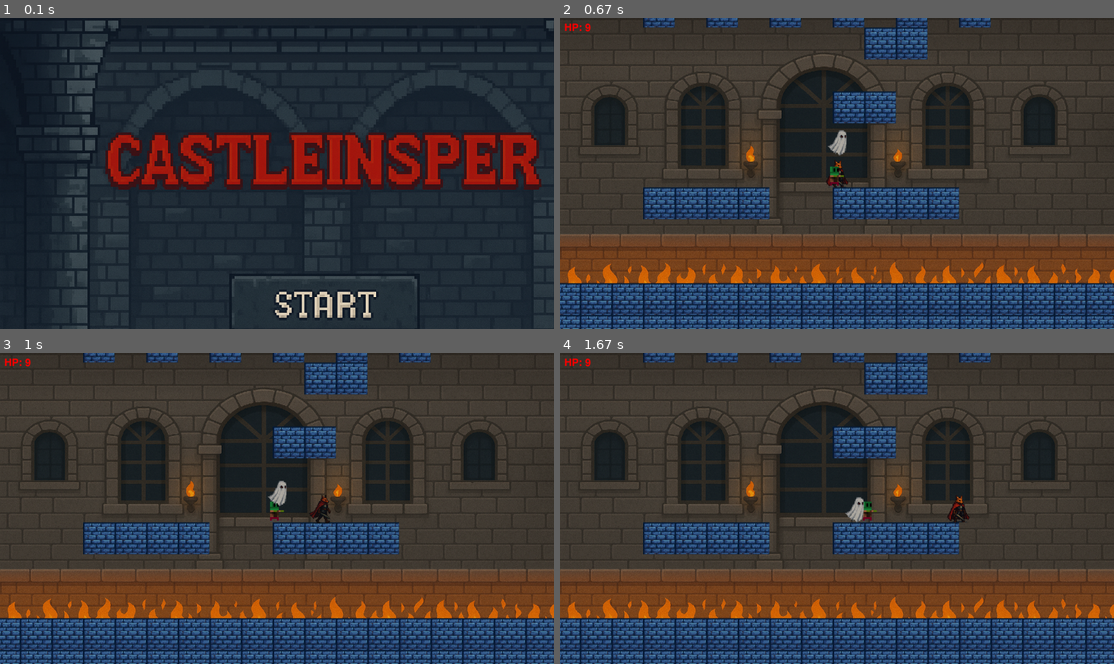
Above: before the commit, frames 1-4 (two rows, left to right).
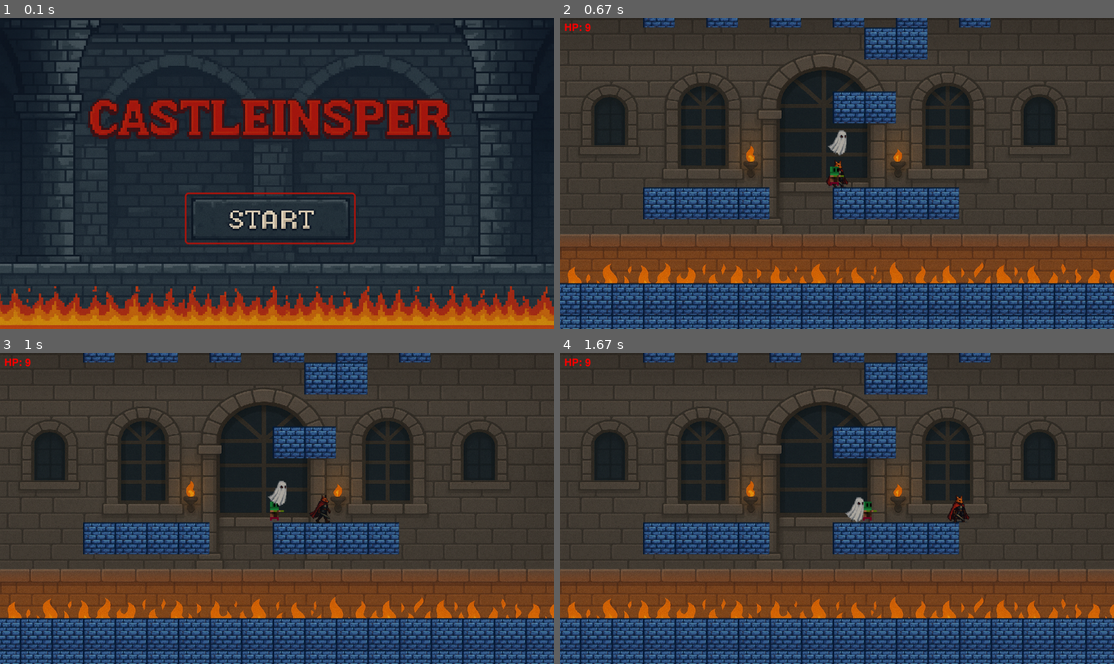
Above: after the commit, the same moments.

Repository: Victor-LP/pygame
Game: pygame game, started from CastleInsper.py
Same seed, same stepped clock (60 frames per second), same inputs: the game is played once before the commit and once after it.
Inputs:
- Up to frame 1 (0.1 s): no input
- Up to frame 2 (0.67 s): tap Enter at 0.33 s
- Up to frame 3 (1 s): hold Space from 0.67 s (still down); hold D from 0.67 s (still down)
- Up to frame 4 (1.67 s): release Space at 1.13 s; release D at 1.13 s; hold D 1.17-1.63 s

The runs differ from the first frame. In frame 1, 34% of the frame differs, in the area x 0-100%, y 0-100%; in frame 2, nothing differs; in frame 3, nothing differs; in frame 4, nothing differs.

Commit message:
fix menu

Diff:
--- a/CastleInsper.py
+++ b/CastleInsper.py
@@ -1,7 +1,7 @@
 import pygame
 from config import window, INIT, QUIT, GAME
 from game import game_screen
-from init import init_screen
+from init import title_screen
 def main():
     #Função principal do jogo
     pygame.init()
@@ -10,7 +10,7 @@
     state = INIT
     while state != QUIT:
         if state == INIT:
-            state = init_screen(window)
+            state = title_screen(window)
         elif state == GAME:
             state = game_screen(window)
         else:
--- a/init.py
+++ b/init.py
@@ -1,23 +1,37 @@
 import pygame
-from config import IMG_DIR, BLACK, FPS, GAME, QUIT
-from os import path
-def init_screen(window):
+from config import WIDTH, HEIGHT, FPS, INIT, GAME, QUIT
+from assets import load_assets, START_IMG, BACKGROUND_IMG
+
+def _draw_button(surface, rect, hovered):
+    borda = (32, 43, 53) if hovered else (165, 23, 16)
+    pygame.draw.rect(surface, borda, rect, width=4, border_radius=8)
+
+def title_screen(window):
     clock = pygame.time.Clock()
-    background = pygame.image.load(path.join(IMG_DIR,'tela_inicial.png')).convert()
-    background_rect = background.get_rect()
-    running = True
-    while running:
+    assets = load_assets()
+
+    start_img = assets.get(START_IMG) or assets.get(BACKGROUND_IMG)
+    bg = pygame.transform.scale(start_img, (WIDTH, HEIGHT))
+
+    btn_w, btn_h = 395, 120
+    btn_rect = pygame.Rect(0, 0, btn_w, btn_h)
+    btn_rect.center = (WIDTH // 2.05, int(HEIGHT * 0.645))
+
+    while True:
         clock.tick(FPS)
         for event in pygame.event.get():
+            if event.type == pygame.QUIT:
+                return QUIT
             if event.type == pygame.KEYDOWN:
+                if event.key in (pygame.K_RETURN, pygame.K_SPACE):
+                    return GAME
                 if event.key == pygame.K_ESCAPE:
-                    state = QUIT
-                    running = False
-                else:
-                    state = GAME
-                    running = False
+                    return QUIT
+            if event.type == pygame.MOUSEBUTTONDOWN and event.button == 1:
+                if btn_rect.collidepoint(pygame.mouse.get_pos()):
+                    return GAME
 
-        window.fill(BLACK)
-        window.blit(background, background_rect)
+        window.blit(bg, (0, 0))
+        hovered = btn_rect.collidepoint(pygame.mouse.get_pos())
+        _draw_button(window, btn_rect, hovered)
         pygame.display.flip()
-    return state
